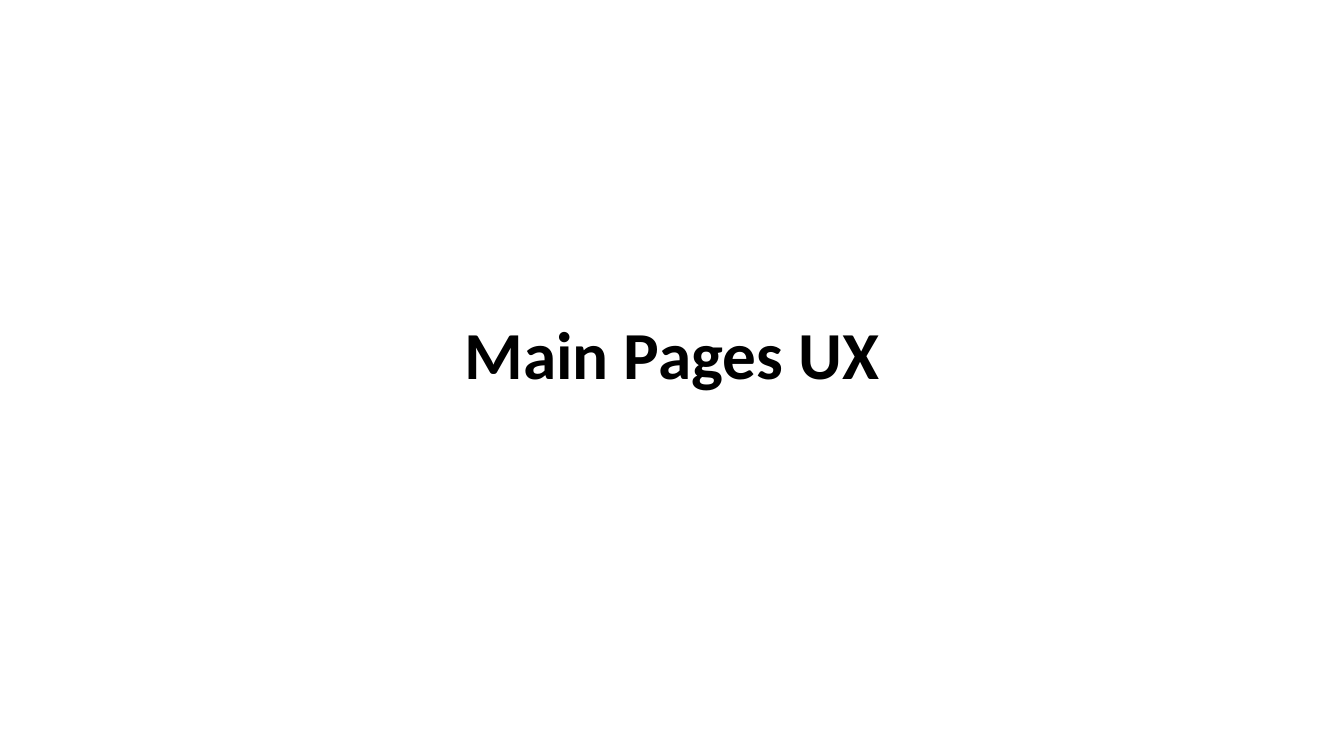
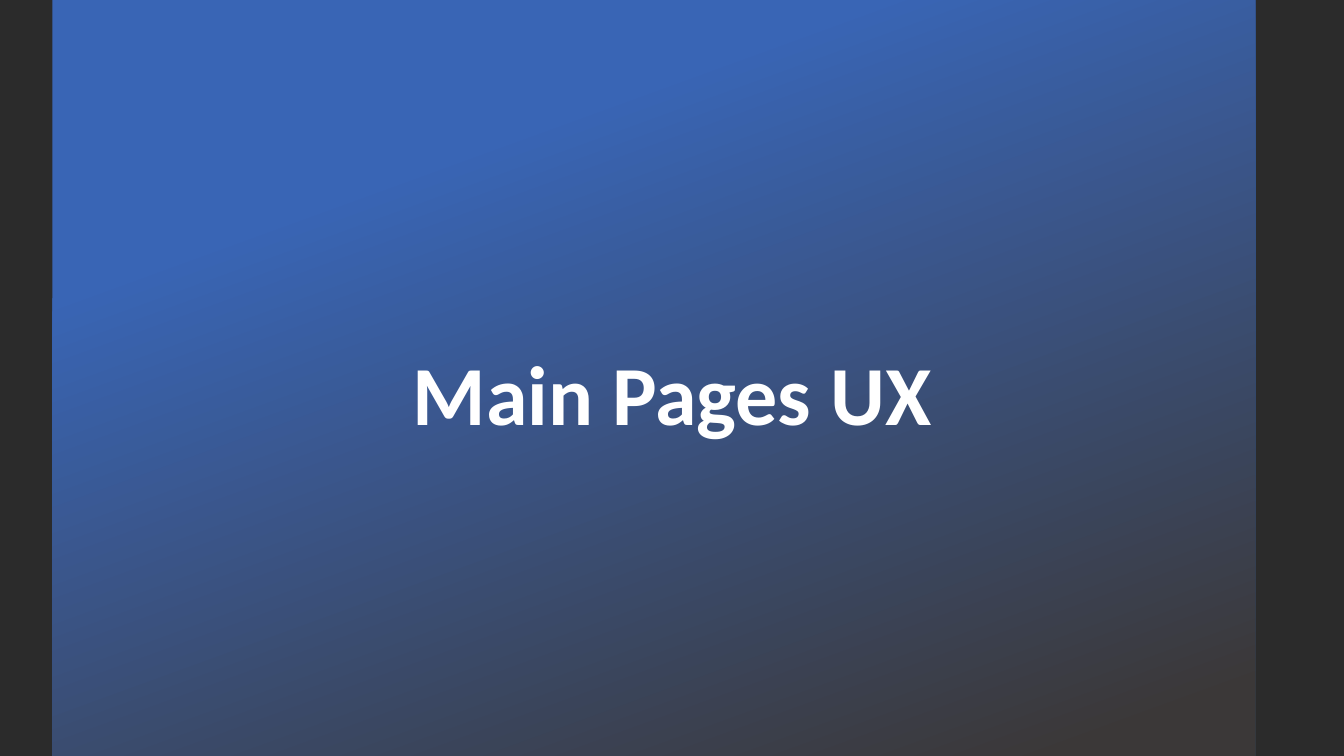
Before and after one commit to EmanuelBenHamo/Fiver-Final-Sprint, a slide deck: slide 6 of Product Definition Document Sample - Vybing - v1.5.pptx. Drawn at 1344x756 pixels with LibreOffice and Linux fonts; fonts in the diff are those of the drawing; background and template pictures are left out; a plain dark background stands for a picture behind light text. Boxes give left, top, right and bottom in pixels: in the first picture for what was removed or moved away, otherwise in the second. Text is boxed around its words. In the diff, an @@ line names an element or a change of style, - is before the commit and + after.

```diff
--- a/Product Definition Document Sample - Vybing - v1.5.pptx
+++ b/Product Definition Document Sample - Vybing - v1.5.pptx
@@ background #FFFFFF to picture (left out) @@
@@ rectangle added at box(52, 0, 1255, 756), fill gradient #3965B5 to #3B3838 @@
@@ text "Main Pages UX": place and size @@
-text "Main Pages UX" at box(464, 332, 879, 391)
+text "Main Pages UX" at box(413, 366, 931, 440)
@@ text "Main Pages UX" at box(413, 366, 931, 440): size 48 to 60 pt, text colour #000000 to #FFFFFF; line spacing 1 to 0.9; more space between paragraphs; vertical alignment top to bottom @@
```
Also in this commit, not shown: 2 other slides changed, 3 slides added, 13 slides removed.
